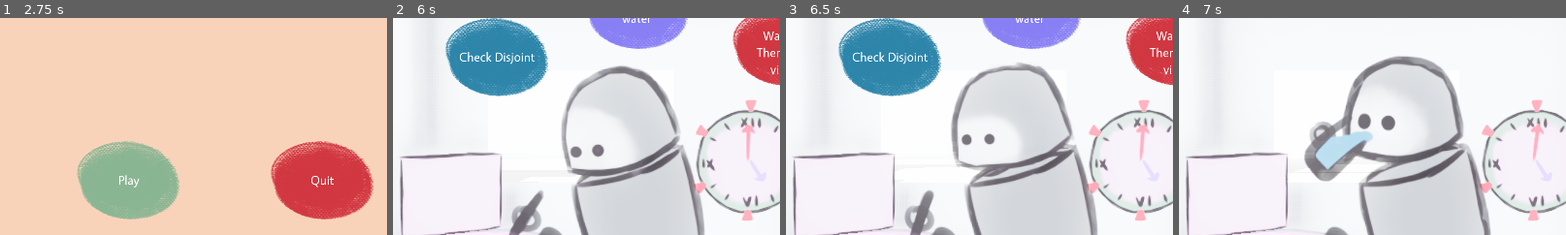
Above: before the commit, frames 1-4 (left to right).
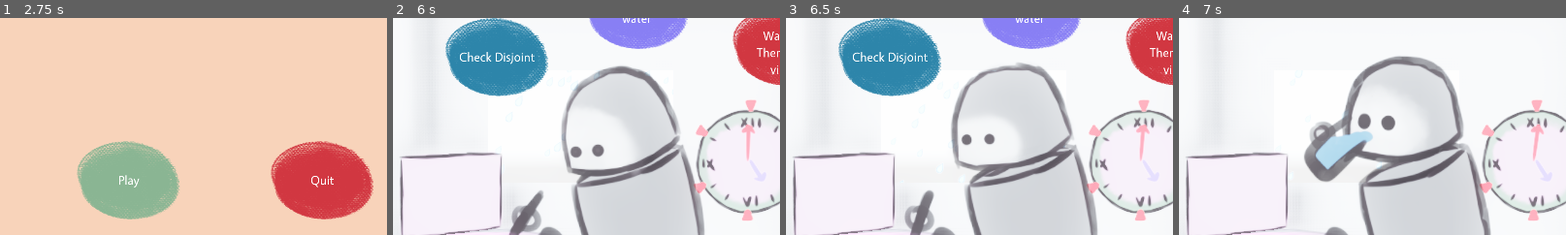
Above: after the commit, the same moments.

Repository: bucketfish/procrastination-simulator
Game: Godot game, scene res://Main.tscn
The game is run twice, just before and just after one commit, with the same random seed, the same clock (stepped at 60 frames per second) and the same inputs. A sky picture missing from this copy of the repository is replaced by a grey-blue gradient.
Inputs:
- Up to frame 1 (2.75 s): click "TEXT" at 0.5 s; click "TEXT" at 1.25 s; click "TEXT" at 2 s
- Up to frame 2 (6 s): click "Play" at 2.75 s; click "Check Disjoint" at 3.5 s; click "Have a sip of water" at 4.25 s; click "Watch a ThemTube video" at 5 s; click "let's go!" at 5.75 s
- Up to frame 3 (6.5 s): no input
- Up to frame 4 (7 s): click "Have a sip of water" at 6.5 s
The pictures show only the part of the screen within x 21-71%, y 16-66%; the shares and areas given below are measured in that part.

Frame 1 is identical in both runs. In frame 2, 0.1% of the frame differs, in the area x 43-67%, y 25-76%; in frame 3, 0.2%; in frame 4, 0.6%, in the area x 32-56%, y 43-76%.

Commit message:
Click sfx

Diff:
--- a/Main.tscn
+++ b/Main.tscn
@@ -25,6 +25,8 @@
 [ext_resource path="res://textures/ui/blob.png" type="Texture" id=23]
 [ext_resource path="res://textures/ui/blob_clicked.png" type="Texture" id=24]
 [ext_resource path="res://assets/sfx/rainraw.wav" type="AudioStream" id=25]
+[ext_resource path="res://textures/raindropdiag.png" type="Texture" id=26]
+[ext_resource path="res://assets/sfx/click.wav" type="AudioStream" id=27]
 
 [sub_resource type="SpatialMaterial" id=15]
 
@@ -612,20 +614,27 @@
 size = 48
 font_data = ExtResource( 19 )
 
+[sub_resource type="SpatialMaterial" id=25]
+flags_transparent = true
+flags_unshaded = true
+flags_disable_ambient_light = true
+vertex_color_use_as_albedo = true
+params_billboard_mode = 3
+particles_anim_h_frames = 1
+particles_anim_v_frames = 1
+particles_anim_loop = false
+albedo_texture = ExtResource( 26 )
+
 [sub_resource type="ParticlesMaterial" id=23]
 emission_shape = 2
 emission_box_extents = Vector3( 0, 2, 0.75 )
 direction = Vector3( 0, 0, 0 )
-gravity = Vector3( -4, -4, 0 )
+gravity = Vector3( -8, -8, 0 )
 scale = 2.0
 scale_random = 0.75
 
-[sub_resource type="SpatialMaterial" id=24]
-flags_unshaded = true
-
-[sub_resource type="PlaneMesh" id=25]
-material = SubResource( 24 )
-size = Vector2( 1, 1 )
+[sub_resource type="QuadMesh" id=24]
+size = Vector2( 0.1, 0.1 )
 
 [node name="Main" type="Spatial"]
 script = ExtResource( 14 )
@@ -1034,19 +1043,25 @@
 
 [node name="Particles" type="Particles" parent="."]
 transform = Transform( 1, 0, 0, 0, 1, 0, 0, 0, 1, 1.47154, 3.28848, -6.00664 )
+material_override = SubResource( 25 )
+cast_shadow = 0
 amount = 200
 lifetime = 1.25
-randomness = 0.85
+speed_scale = 0.8
+randomness = 0.6
 process_material = SubResource( 23 )
-draw_pass_1 = SubResource( 25 )
-
-[node name="AudioStreamPlayer3D" type="AudioStreamPlayer3D" parent="."]
+draw_pass_1 = SubResource( 24 )
+
+[node name="RainPlayer" type="AudioStreamPlayer3D" parent="."]
 transform = Transform( 1, 0, 0, 0, 1, 0, 0, 0, 1, 0, 3.0188, -1.46046 )
 stream = ExtResource( 25 )
 autoplay = true
 attenuation_filter_db = -2.0
 doppler_tracking = 1
 
+[node name="Click" type="AudioStreamPlayer" parent="."]
+stream = ExtResource( 27 )
+
 [connection signal="pressed" from="TutorialLayer/Tutorial/TutorialButton" to="." method="_on_TutorialButton_pressed"]
 [connection signal="timeout" from="GameObjects/homework_timer" to="." method="_on_homework_timer_timeout"]
 [connection signal="timeout" from="GameObjects/game_timer" to="." method="_on_game_timer_timeout"]
--- a/other_resources/action_button.tscn
+++ b/other_resources/action_button.tscn
@@ -1,9 +1,10 @@
-[gd_scene load_steps=5 format=2]
+[gd_scene load_steps=6 format=2]
 
 [ext_resource path="res://textures/ui/blob.png" type="Texture" id=1]
 [ext_resource path="res://other_resources/Main.tres" type="Theme" id=2]
 [ext_resource path="res://textures/ui/blob_clicked.png" type="Texture" id=3]
 [ext_resource path="res://scripts/action_button.gd" type="Script" id=4]
+[ext_resource path="res://assets/sfx/click.wav" type="AudioStream" id=5]
 
 [node name="ActionButtonCenter" type="TextureButton"]
 anchor_left = 0.5
@@ -39,4 +40,7 @@
 "_edit_use_anchors_": false
 }
 
+[node name="Click" type="AudioStreamPlayer" parent="."]
+stream = ExtResource( 5 )
+
 [connection signal="pressed" from="." to="." method="_on_ActionButtonCenter_pressed"]
--- a/scripts/action_button.gd
+++ b/scripts/action_button.gd
@@ -22,4 +22,5 @@
 
 
 func _on_ActionButtonCenter_pressed():
+	$Click.play()
 	main.do_action(action)
Not shown: 1 places in Main.tscn that only renumber resources
Not shown, added: textures/raindrop.png.import
Binary file added: textures/raindropdiag.png
Not shown, added: textures/raindropdiag.png.import
Not shown, added: textures/ui/raindropdiag.png.import
